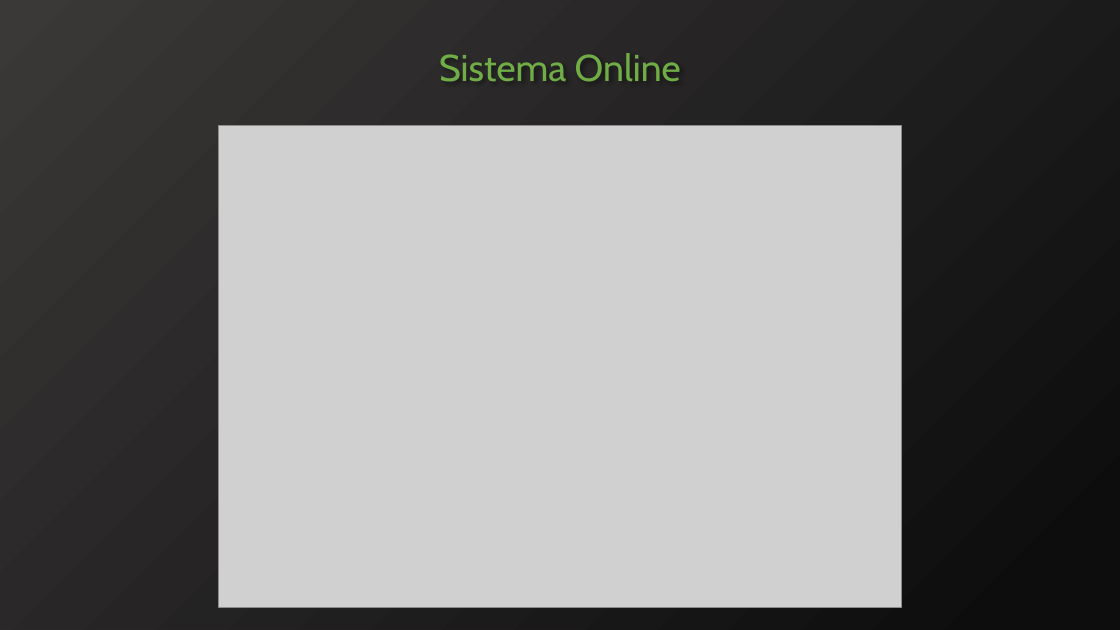
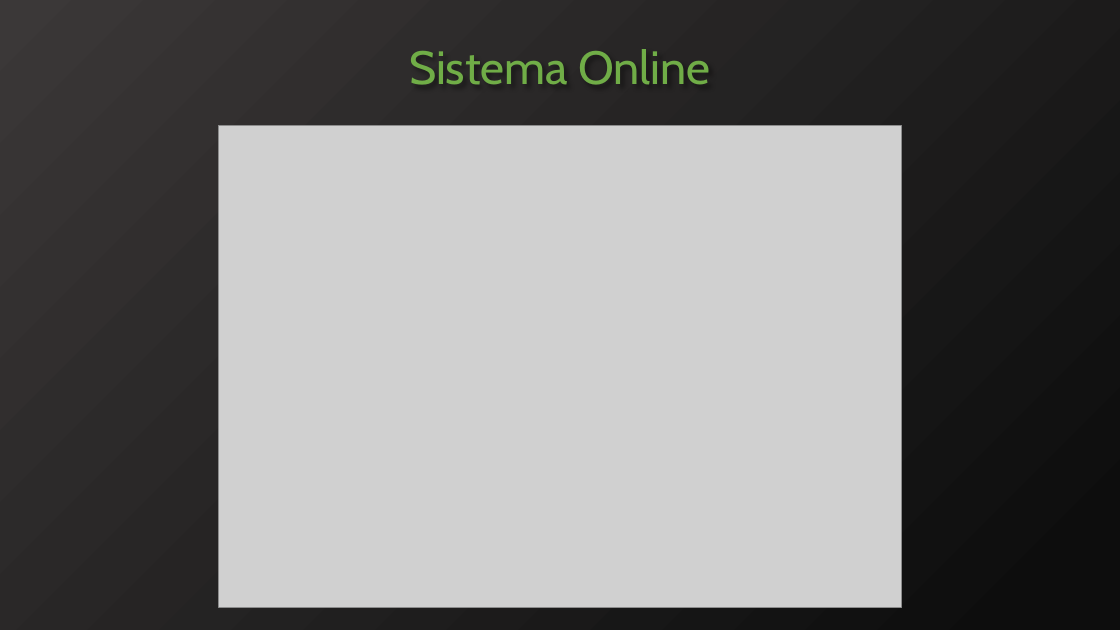
Before and after one commit to SamuelHiroyuki/Scrolls, a slide deck: slide 8 of Documentação/pptx/Apresentação.pptx. Drawn at 1120x630 pixels with LibreOffice and Linux fonts; fonts in the diff are those of the drawing; grey boxes stand for pictures; background and template pictures are left out. Boxes give left, top, right and bottom in pixels: in the first picture for what was removed or moved away, otherwise in the second. Text is boxed around its words. In the diff, an @@ line names an element or a change of style, - is before the commit and + after.

```diff
--- a/Documentação/pptx/Apresentação.pptx
+++ b/Documentação/pptx/Apresentação.pptx
@@ freeform shape at (0,0,1120,630): outline redrawn @@
@@ text "Sistema Online" at (409,49,710,85): size 32 to 40 pt @@
```
Also in this commit, not shown: 3 other slides changed, 2 other files.
